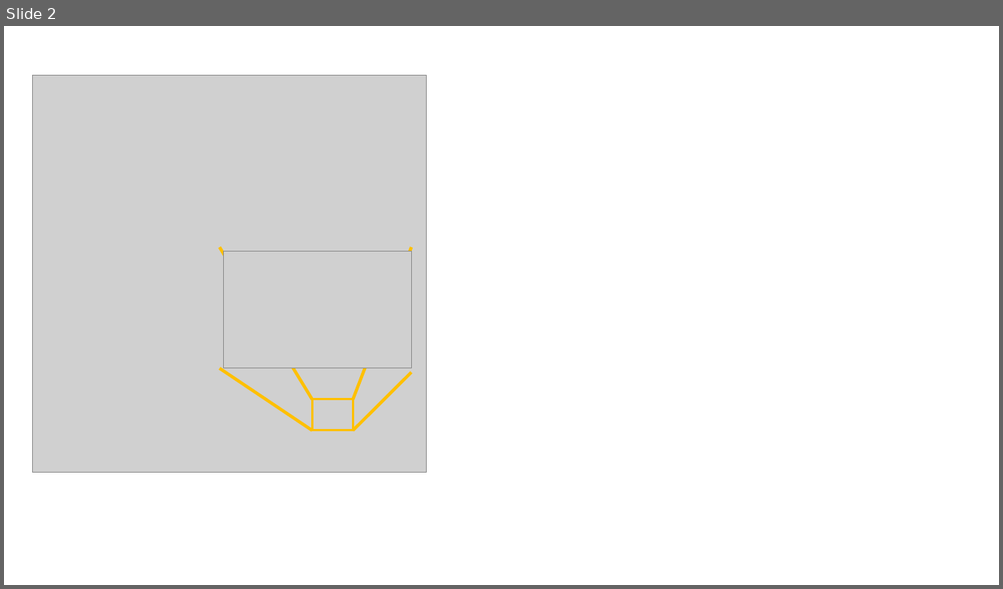
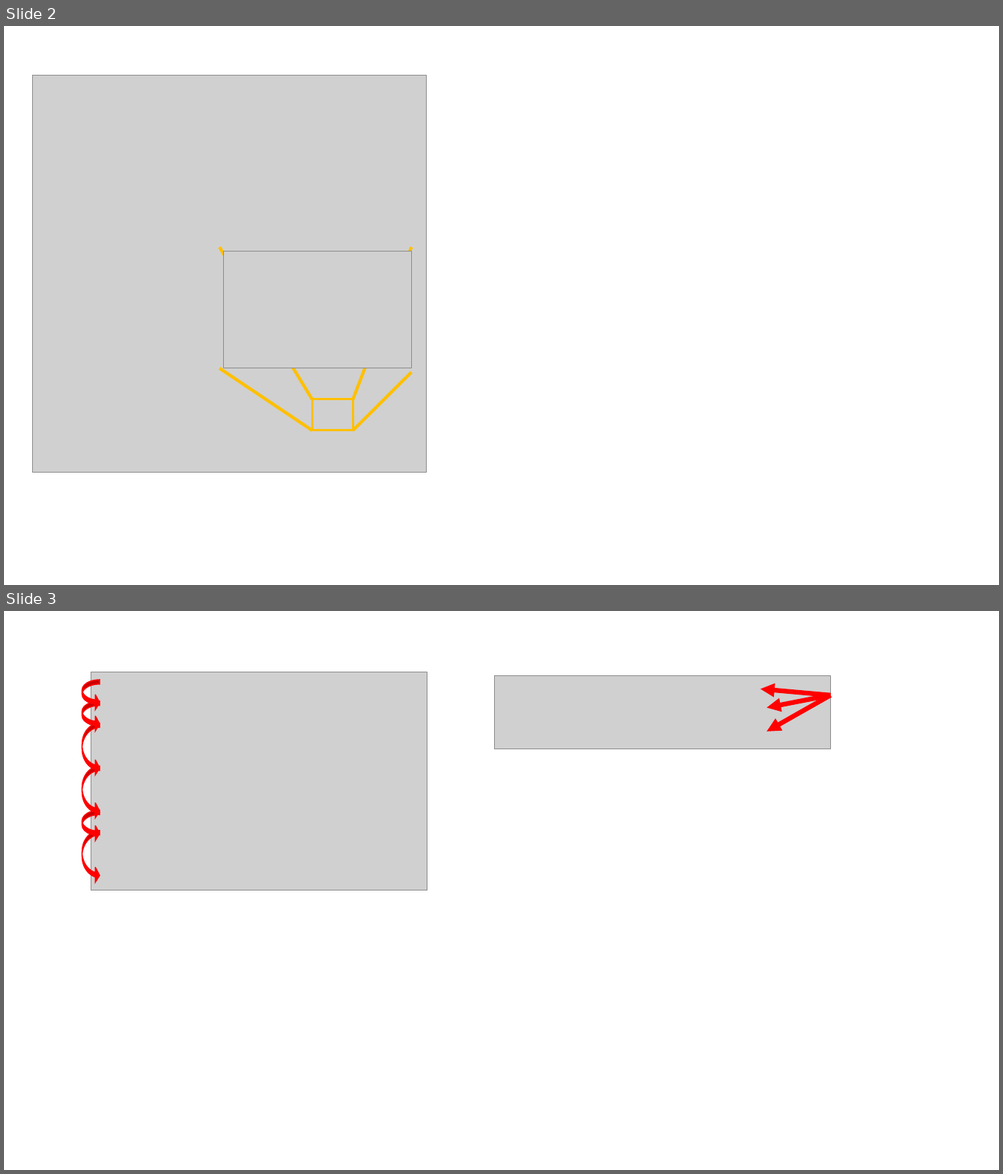
Before and after one commit to y-board/light-the-y, a slide deck: _media_srcs/images.pptx. Shown one above the other, each under a label of ours: slide 2 before the commit, slides 2 and 3 after it. The pictures are 1003x589 and 1003x1174 pixels, drawn with LibreOffice and Linux fonts; fonts in the diff are those of the drawing; grey boxes stand for pictures. Boxes give left, top, right and bottom in pixels: in the first picture for what was removed or moved away, otherwise in the second. Text is boxed around its words. In the diff, an @@ line names an element or a change of style, - is before the commit and + after.

```diff
--- a/_media_srcs/images.pptx
+++ b/_media_srcs/images.pptx
@@ slide 3 added at <box>4,611,999,1170</box>, background #FFFFFF @@
@@ picture added at <box>91,672,427,891</box> @@
@@ picture added at <box>494,676,831,749</box> @@
@@ curved left arrow added at <box>82,680,100,710</box>, fill #FF0000, outline #FF0000 1 pt @@
@@ arrow added from (831, 695) to (760, 689), #FF0000 4.5 pt @@
@@ arrow added from (831, 695) to (766, 708), #FF0000 4.5 pt @@
@@ arrow added from (831, 695) to (766, 732), #FF0000 4.5 pt @@
@@ curved left arrow added at <box>82,701,100,732</box>, fill #FF0000, outline #FF0000 1 pt @@
@@ curved left arrow added at <box>82,723,100,776</box>, fill #FF0000, outline #FF0000 1 pt @@
@@ curved left arrow added at <box>82,766,100,819</box>, fill #FF0000, outline #FF0000 1 pt @@
@@ curved left arrow added at <box>82,810,100,841</box>, fill #FF0000, outline #FF0000 1 pt @@
@@ curved left arrow added at <box>82,830,100,883</box>, fill #FF0000, outline #FF0000 1 pt @@
```
Also in this commit, not shown: 6 other files.
